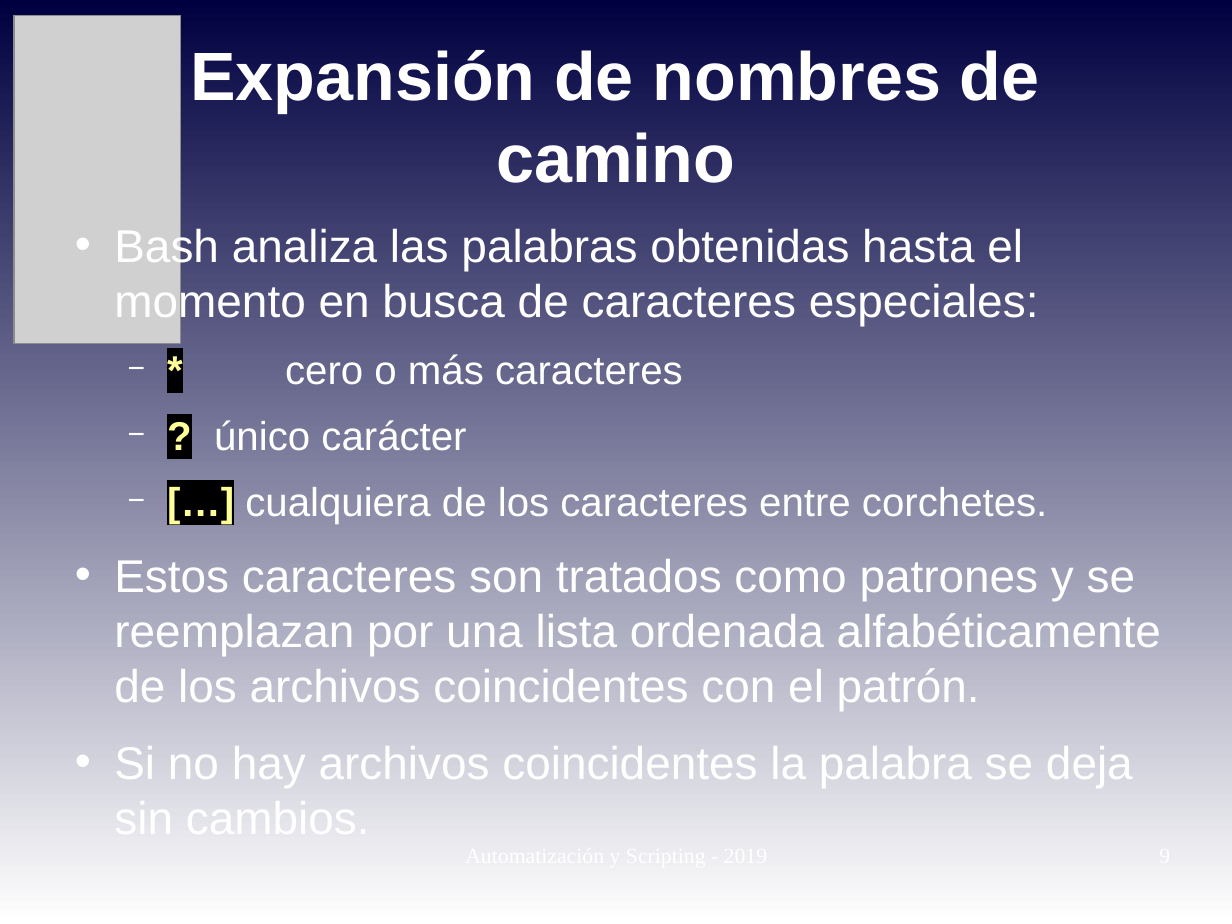
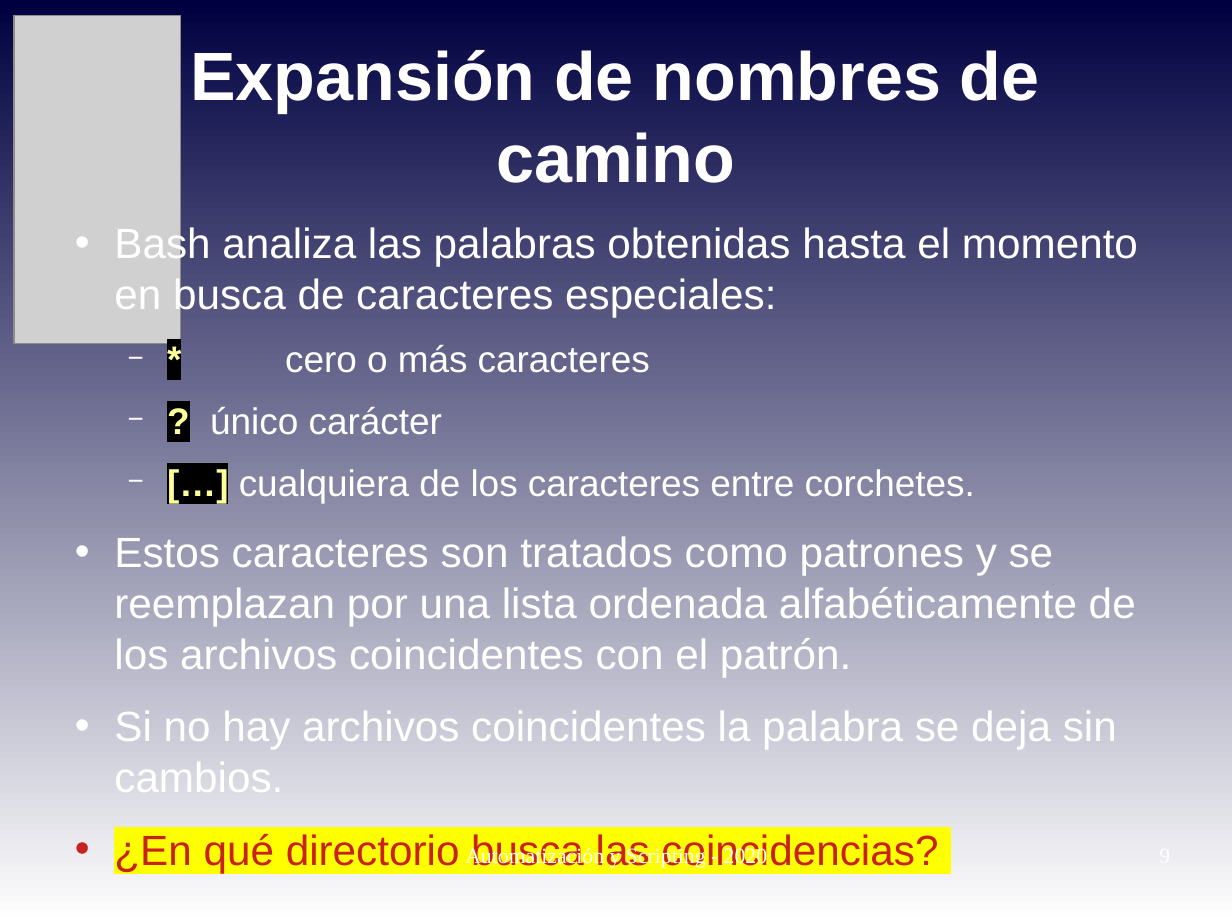
Before and after one commit to niniadcobre/-AutoyScripting, a slide deck: slide 9 of clases/AYS_clase05.odp. Drawn at 1232x924 pixels with LibreOffice and Linux fonts; fonts in the diff are those of the drawing; grey boxes stand for pictures. Boxes give left, top, right and bottom in pixels: in the first picture for what was removed or moved away, otherwise in the second. Text is boxed around its words. In the diff, an @@ line names an element or a change of style, - is before the commit and + after.

```diff
--- a/clases/AYS_clase05.odp
+++ b/clases/AYS_clase05.odp
@@ text at [114, 224, 1138, 801]: size 29.6 to 27.2 pt in "Bash analiza las palabras obtenidas hasta el ...", "Estos caracteres son tratados como patrones y ...", "Si no hay archivos coincidentes la palabra ..."; size 25.9 to 23.8 pt in "* cero o más caracteres", "? único carácter", "[…] cualquiera de los caracteres entre corchetes." @@
@@ text at [114, 834, 938, 873]: paragraph added @@
+• ¿En qué directorio busca las coincidencias?
@@ text added at [465, 846, 768, 868], 14 pt, text #FFFFFF @@
+Automatización y Scripting - 2020
```
Also in this commit, not shown: 8 other slides changed, 7 other files.
